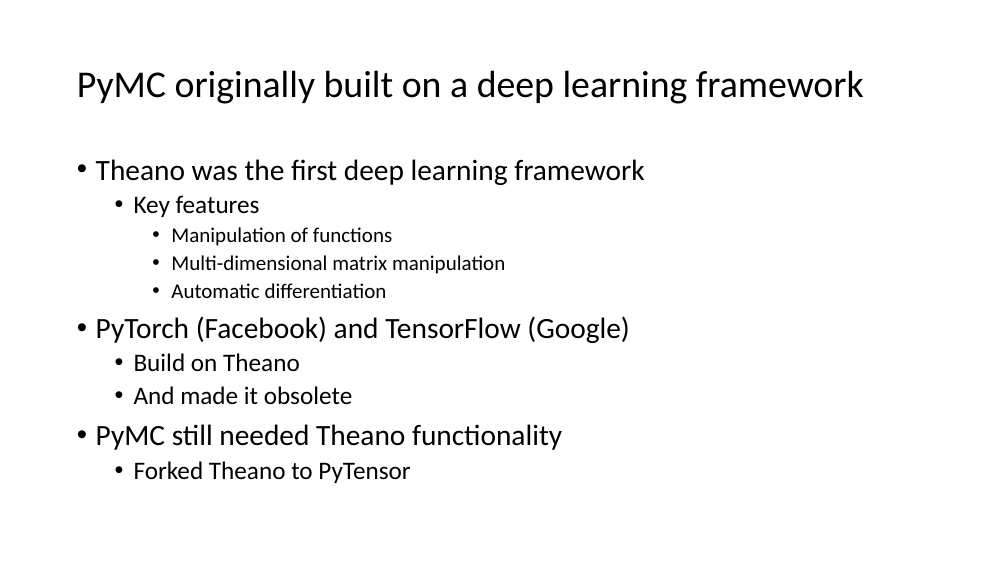
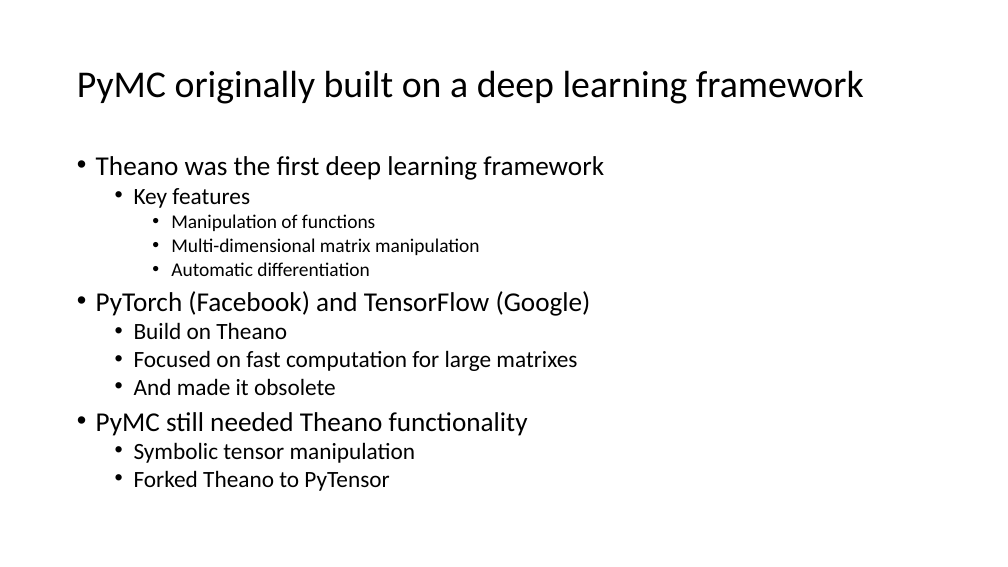
Before and after one commit to opherdonchin/StatisticalComputationAndAnalysis, a slide deck: slide 45 of Lectures/Lecture 3 PyMC and Sampling.pptx (slide 44 before the commit). Drawn at 1008x567 pixels with LibreOffice and Linux fonts; fonts in the diff are those of the drawing. Boxes give left, top, right and bottom in pixels: in the first picture for what was removed or moved away, otherwise in the second. Text is boxed around its words. In the diff, an @@ line names an element or a change of style, - is before the commit and + after.

```diff
--- a/Lectures/Lecture 3 PyMC and Sampling.pptx
+++ b/Lectures/Lecture 3 PyMC and Sampling.pptx
@@ text at (x1=96, y1=156, x2=604, y2=491): size 28 to 25.9 pt in "Theano was the first deep learning framework", "PyTorch (Facebook) and TensorFlow (Google)", "PyMC still needed Theano functionality"; size 24 to 22.2 pt in "Key features", "Build on Theano", "And made it obsolete", "Forked Theano to PyTensor"; size 20 to 18.5 pt in "Manipulation of functions", "Multi-dimensional matrix manipulation", "Automatic differentiation"; line spacing 0.9 to 0.8 @@
@@ text at (x1=134, y1=350, x2=577, y2=371): paragraph added @@
+  • Focused on fast computation for large matrixes
@@ text at (x1=134, y1=442, x2=416, y2=463): paragraph added @@
+  • Symbolic tensor manipulation
```
Also in this commit, not shown: 4 slides added.
